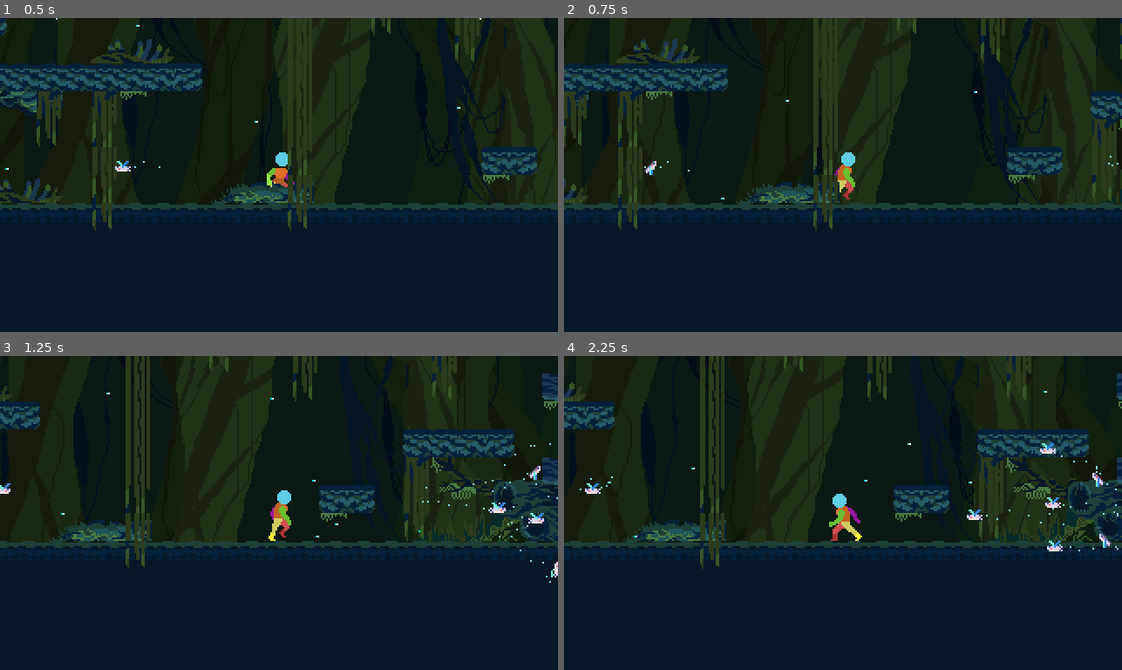
Above: before the commit, frames 1-4 (two rows, left to right).
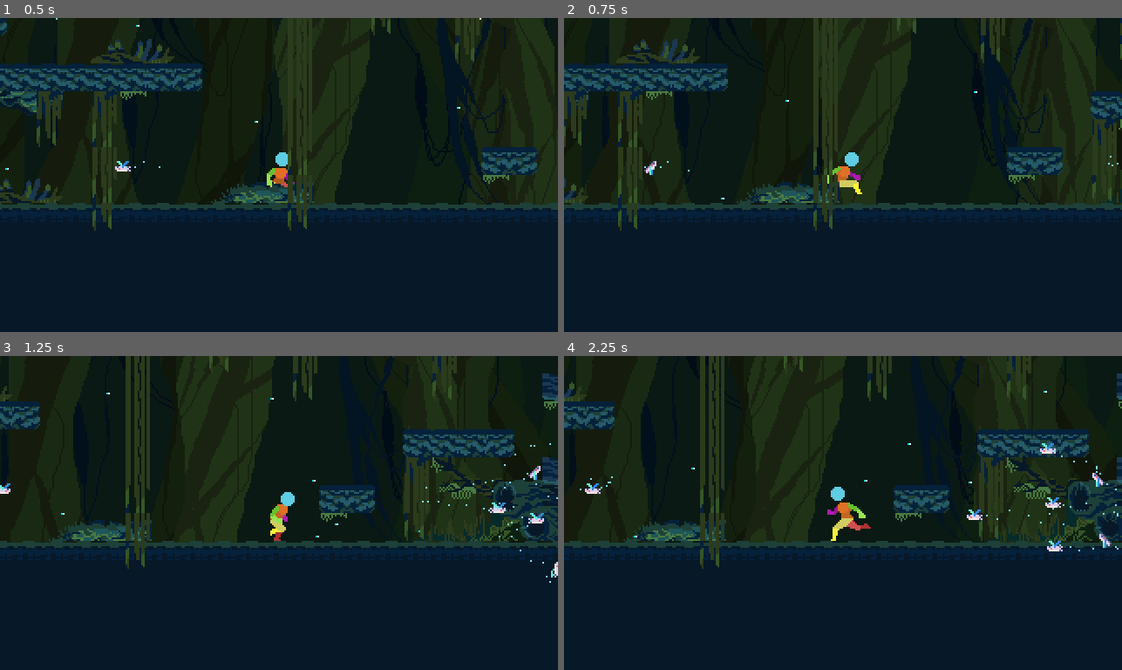
Above: after the commit, the same moments.

Repository: wickworks/jellyfishquarium
Game: Godot game, scene res://main.tscn
Two runs of this game, one before a commit and one after it. Both use one fixed random seed, a clock stepped at 60 frames per second and the inputs below.
Inputs (mouse positions are in pixels of both pictures, inside the frame that each line leads up to):
- Up to frame 1 (0.5 s): no input
- Up to frame 2 (0.75 s): tap Enter (ui_accept) at 0.5 s; move the mouse to (965, 159) at 0.52 s; hold D (Move right) from 0.53 s (still down)
- Up to frame 3 (1.25 s): keep holding D (Move right); tap Space (Jump) at 0.77 s
- Up to frame 4 (2.25 s): move the mouse to (731, 528) at 1.27 s; tap Space (Jump) at 1.52 s; move the mouse to (898, 443) at 2.02 s; release D (Move right) at 2.03 s; hold A (Move left) from 2.03 s (still down)

Frame 1 is identical in both runs. In frame 2, 0.3% of the frame differs, in the area x 47-54%, y 42-58%; in frame 3, 0.3%; in frame 4, 0.5%, in the area x 47-55%, y 41-59%.

Commit message:
even better anims

Diff:
--- a/entity/player.tscn
+++ b/entity/player.tscn
@@ -2,8 +2,8 @@
 
 [ext_resource type="Script" path="res://entity/player.gd" id="1_ap0cw"]
 [ext_resource type="Texture2D" uid="uid://c1bvn6jplu14f" path="res://assets/platformer_char/chill/Player Idle 48x48.png" id="2_3nydx"]
-[ext_resource type="Texture2D" uid="uid://dimf6tg7bplrv" path="res://assets/platformer_char/chill/PlayerWalk 48x48.png" id="2_apgse"]
 [ext_resource type="Texture2D" uid="uid://dk2bhbpm1u8qt" path="res://assets/platformer_char/parkour/player new jump 48x48.png" id="3_kqqgu"]
+[ext_resource type="Texture2D" uid="uid://cmfiuwm0akfi7" path="res://assets/platformer_char/parkour/player run 48x48.png" id="4_sik30"]
 
 [sub_resource type="AtlasTexture" id="AtlasTexture_t0diy"]
 atlas = ExtResource("2_3nydx")
@@ -69,36 +69,36 @@
 atlas = ExtResource("3_kqqgu")
 region = Rect2(240, 0, 48, 48)
 
-[sub_resource type="AtlasTexture" id="AtlasTexture_adi8e"]
-atlas = ExtResource("2_apgse")
+[sub_resource type="AtlasTexture" id="AtlasTexture_csxj8"]
+atlas = ExtResource("4_sik30")
 region = Rect2(0, 0, 48, 48)
 
-[sub_resource type="AtlasTexture" id="AtlasTexture_364gd"]
-atlas = ExtResource("2_apgse")
+[sub_resource type="AtlasTexture" id="AtlasTexture_l6hiu"]
+atlas = ExtResource("4_sik30")
 region = Rect2(48, 0, 48, 48)
 
-[sub_resource type="AtlasTexture" id="AtlasTexture_itver"]
-atlas = ExtResource("2_apgse")
+[sub_resource type="AtlasTexture" id="AtlasTexture_jxhf8"]
+atlas = ExtResource("4_sik30")
 region = Rect2(96, 0, 48, 48)
 
-[sub_resource type="AtlasTexture" id="AtlasTexture_0od7k"]
-atlas = ExtResource("2_apgse")
+[sub_resource type="AtlasTexture" id="AtlasTexture_3fkiw"]
+atlas = ExtResource("4_sik30")
 region = Rect2(144, 0, 48, 48)
 
-[sub_resource type="AtlasTexture" id="AtlasTexture_8qvjy"]
-atlas = ExtResource("2_apgse")
+[sub_resource type="AtlasTexture" id="AtlasTexture_oi3ho"]
+atlas = ExtResource("4_sik30")
 region = Rect2(192, 0, 48, 48)
 
-[sub_resource type="AtlasTexture" id="AtlasTexture_jbhcj"]
-atlas = ExtResource("2_apgse")
+[sub_resource type="AtlasTexture" id="AtlasTexture_qx88p"]
+atlas = ExtResource("4_sik30")
 region = Rect2(240, 0, 48, 48)
 
-[sub_resource type="AtlasTexture" id="AtlasTexture_woog2"]
-atlas = ExtResource("2_apgse")
+[sub_resource type="AtlasTexture" id="AtlasTexture_xsj8k"]
+atlas = ExtResource("4_sik30")
 region = Rect2(288, 0, 48, 48)
 
-[sub_resource type="AtlasTexture" id="AtlasTexture_0egny"]
-atlas = ExtResource("2_apgse")
+[sub_resource type="AtlasTexture" id="AtlasTexture_a1tpf"]
+atlas = ExtResource("4_sik30")
 region = Rect2(336, 0, 48, 48)
 
 [sub_resource type="SpriteFrames" id="SpriteFrames_cvlfg"]
@@ -248,6 +248,7 @@
 
 [sub_resource type="Animation" id="Animation_qipkf"]
 resource_name = "walk"
+length = 0.633337
 loop_mode = 1
 tracks/0/type = "value"
 tracks/0/imported = false
@@ -256,7 +257,7 @@
 tracks/0/interp = 1
 tracks/0/loop_wrap = false
 tracks/0/keys = {
-"times": PackedFloat32Array(0, 0.933333),
+"times": PackedFloat32Array(0, 0.566667),
 "transitions": PackedFloat32Array(1, 1),
 "update": 0,
 "values": [0, 7]
Not shown: 1 places in entity/player.tscn that only renumber resources
